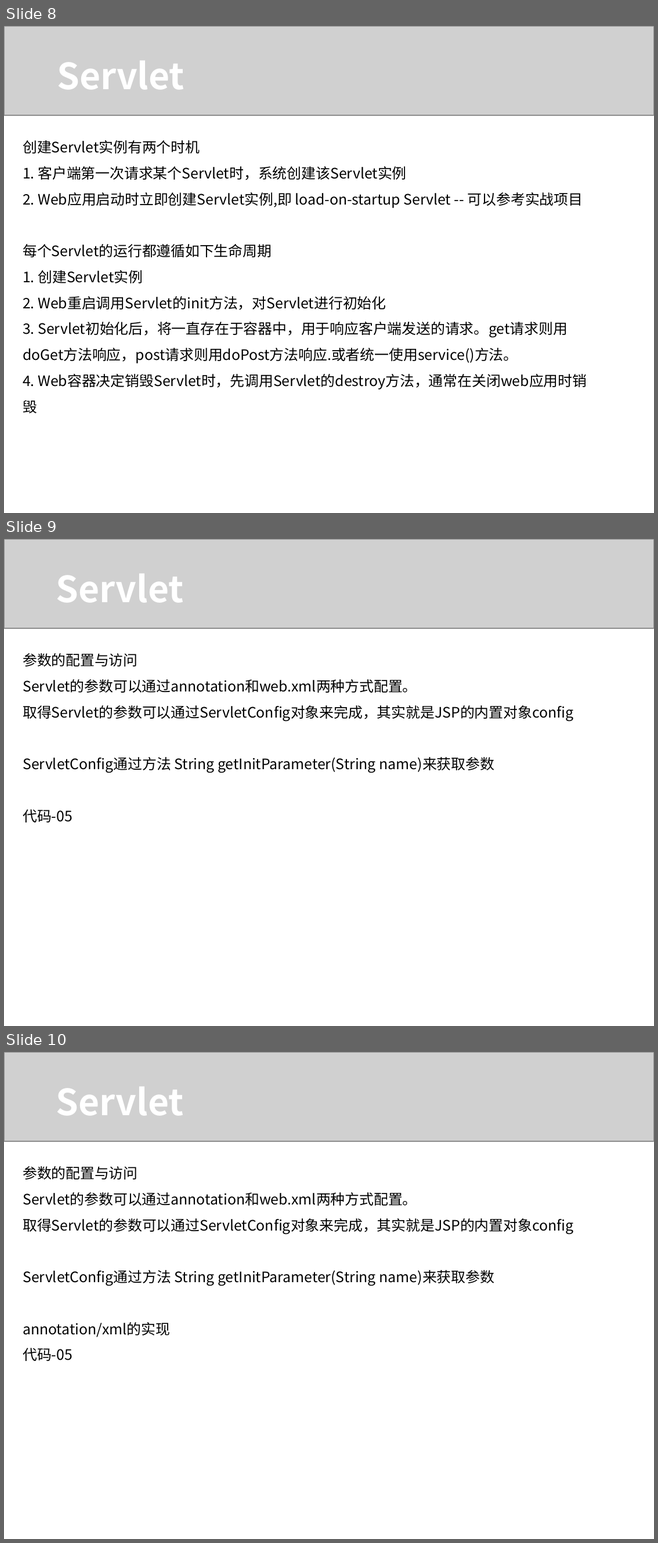
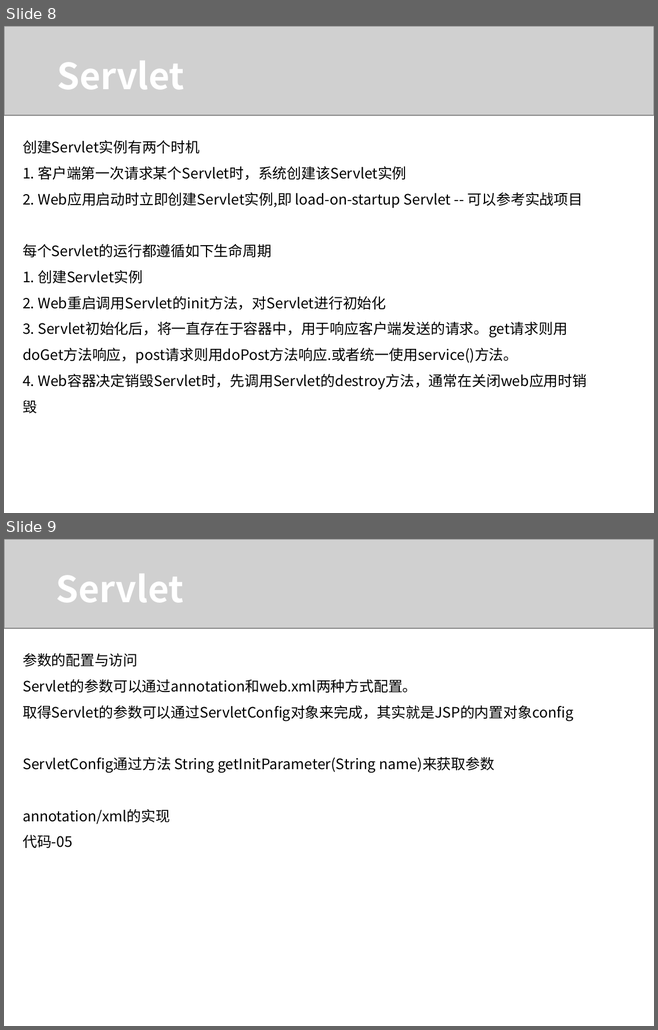
Before and after one commit to juno1985/softcits-training, a slide deck: 中级/中级Servlet.ppt. Shown one above the other, each under a label of ours: slides 8, 9 and 10 before the commit, slides 8 and 9 after it. The pictures are 658x1543 and 658x1030 pixels, drawn with LibreOffice and Linux fonts; fonts in the diff are those of the drawing; grey boxes stand for pictures. Boxes give left, top, right and bottom in pixels: in the first picture for what was removed or moved away, otherwise in the second. Text is boxed around its words. In the diff, an @@ line names an element or a change of style, - is before the commit and + after.

```diff
--- a/中级/中级Servlet.ppt
+++ b/中级/中级Servlet.ppt
@@ slide 9 removed at bbox=[4, 539, 654, 1026], background #FFFFFF @@
@@ picture removed at bbox=[4, 539, 654, 629] @@
@@ text removed at bbox=[56, 574, 184, 602] @@
-Servlet
@@ text removed at bbox=[23, 653, 573, 823] @@
-参数的配置与访问
-Servlet的参数可以通过annotation和web.xml两种方式配置。
-取得Servlet的参数可以通过ServletConfig对象来完成，其实就是JSP的内置对象config
-ServletConfig通过方法 String getInitParameter(String name)来获取参数
-代码-05
@@ what was slide 10 is now slide 9 @@
```
Also in this commit, not shown: 1 slide changed, 2 other slides removed.
